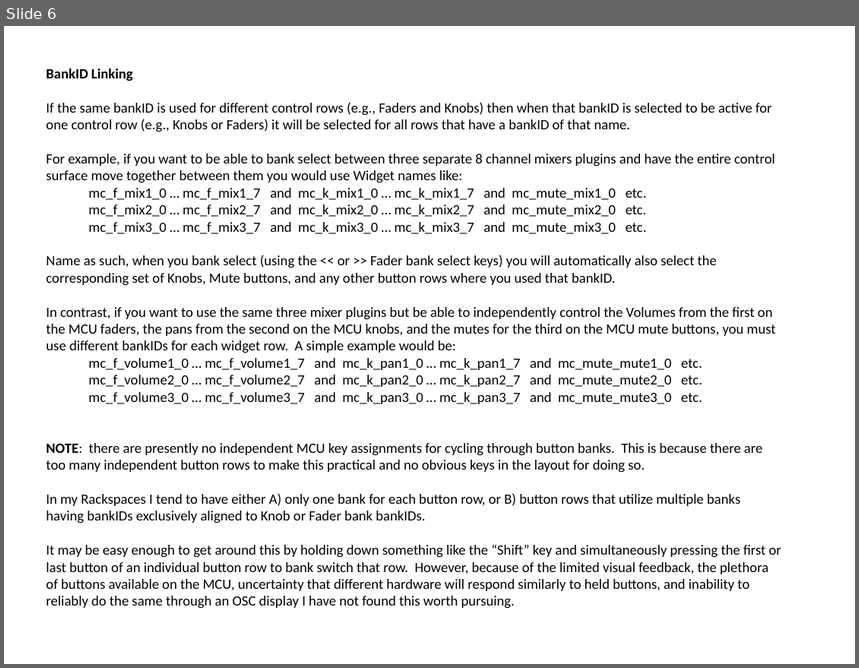
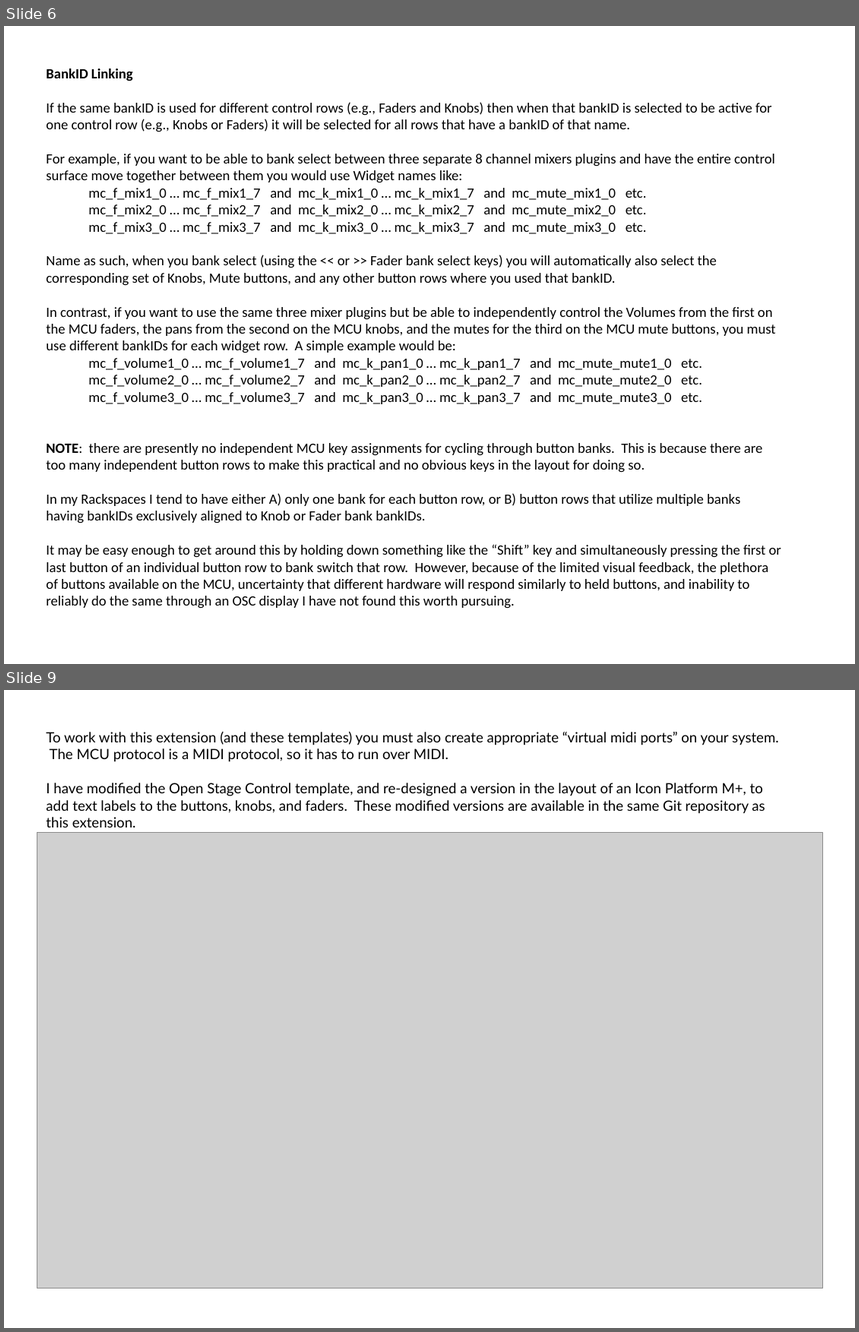
Before and after one commit to WidnerM/GP-MCU, a slide deck: MCU Extension.pptx. Shown one above the other, each under a label of ours: slide 6 before the commit, slides 6 and 9 after it; the slides between them are not shown. The pictures are 859x668 and 859x1332 pixels, drawn with LibreOffice and Linux fonts; fonts in the diff are those of the drawing; grey boxes stand for pictures. Boxes give left, top, right and bottom in pixels: in the first picture for what was removed or moved away, otherwise in the second. Text is boxed around its words. In the diff, an @@ line names an element or a change of style, - is before the commit and + after.

```diff
--- a/MCU Extension.pptx
+++ b/MCU Extension.pptx
@@ slide 9 added at (4, 690, 855, 1328), background #FFFFFF @@
@@ text added at (46, 731, 779, 828), 12 pt, text #000000 @@
+To work with this extension (and these templates) you must also create appropriate “virtual midi ports” on your system. The MCU protocol is a MIDI protocol, so it has to run over MIDI.
+I have modified the Open Stage Control template, and re-designed a version in the layout of an Icon Platform M+, to add text labels to the buttons, knobs, and faders. These modified versions are available in the same Git repository as this extension.
@@ picture added at (37, 833, 823, 1288) @@
```
Also in this commit, not shown: 2 slides changed, 2 other slides added.
